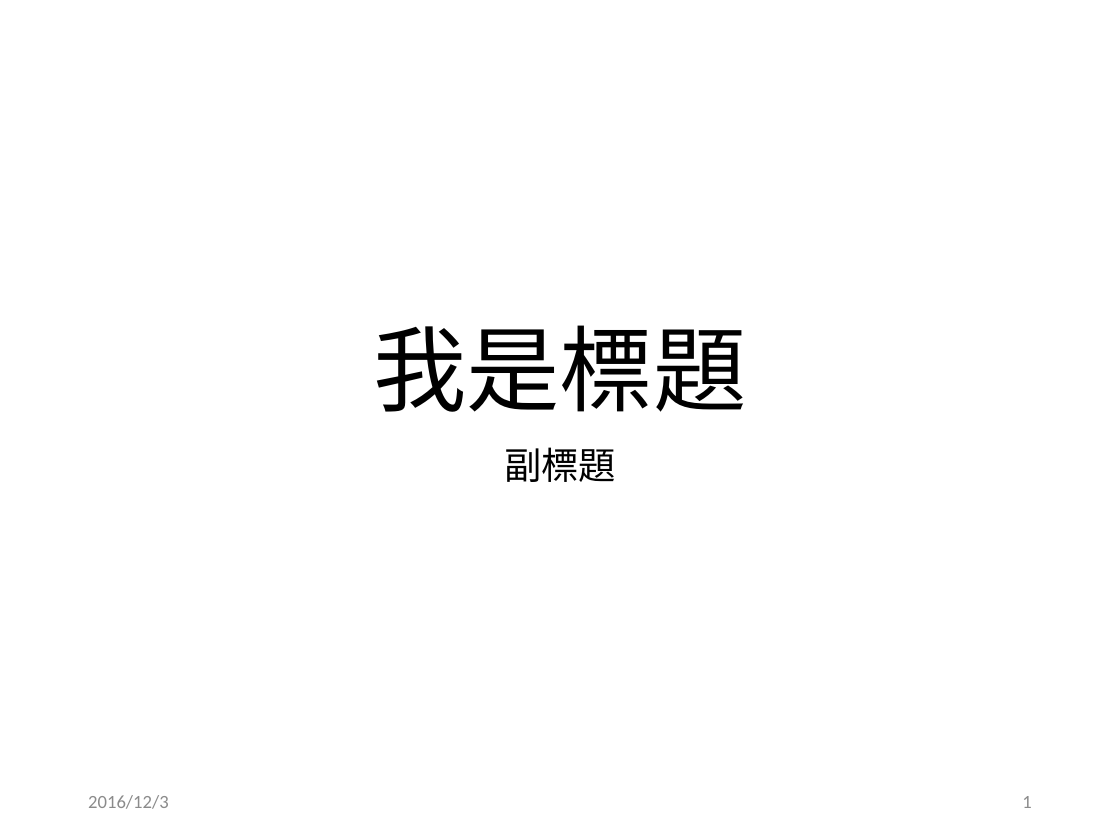
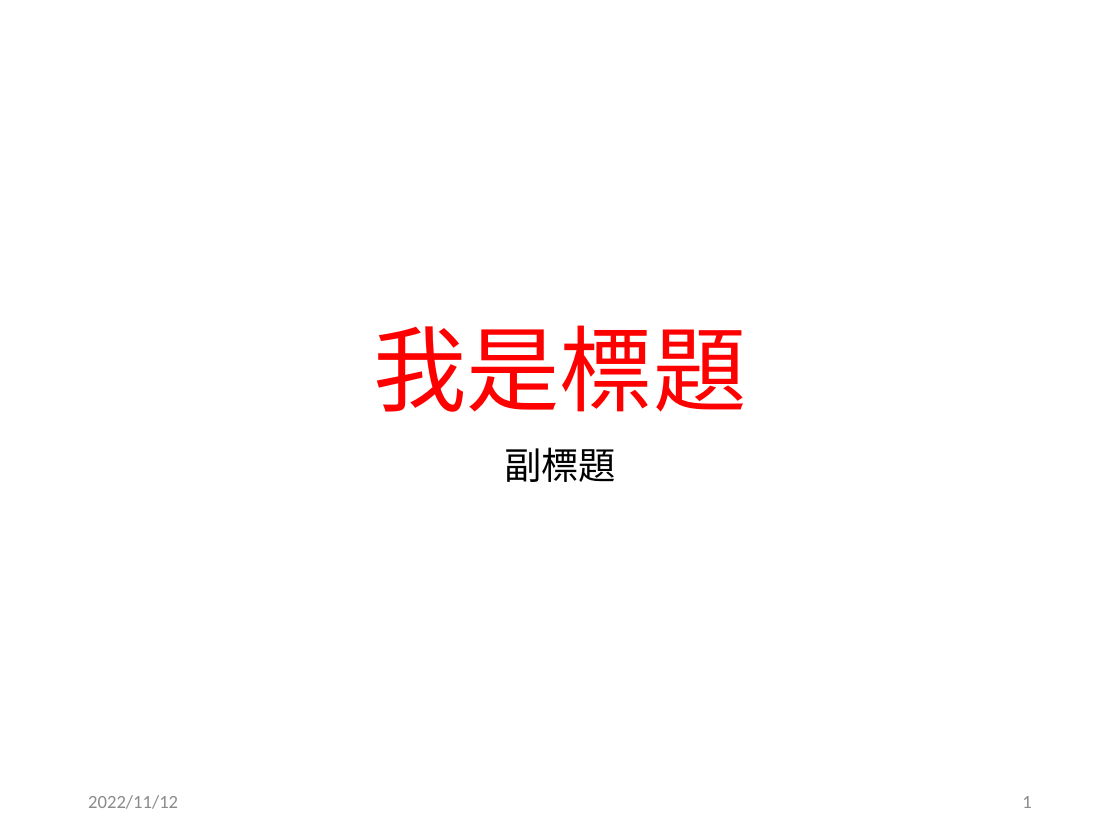
Before and after one commit to pipipi-pikachu/pptxtojson, a slide deck: slide 1 of test.pptx. Drawn at 1120x840 pixels with LibreOffice and Linux fonts; fonts in the diff are those of the drawing. Boxes give left, top, right and bottom in pixels: in the first picture for what was removed or moved away, otherwise in the second. Text is boxed around its words. In the diff, an @@ line names an element or a change of style, - is before the commit and + after.

```diff
--- a/test.pptx
+++ b/test.pptx
@@ title "我是標題" at (373, 325, 746, 412): text colour #000000 to #FF0000 @@
@@ text at (88, 795, 178, 809): text changed @@
-2016/12/3
+2022/11/12
```
Also in this commit, not shown: 17 other slides changed, 4 other files.
